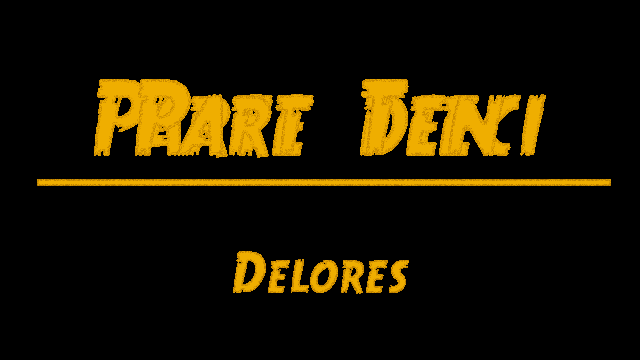
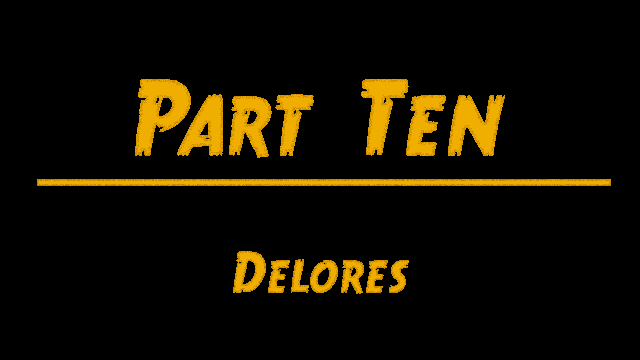
Before/after of a w=640, h=360 layered artwork. What changed in the layer stack:
hid group "part10_it.png" (3 layers) over [94, 79, 546, 158]
hid "Parte dieci" (2nd of 2, in "Part 10" › "part10_it.png") over [94, 79, 546, 158]
